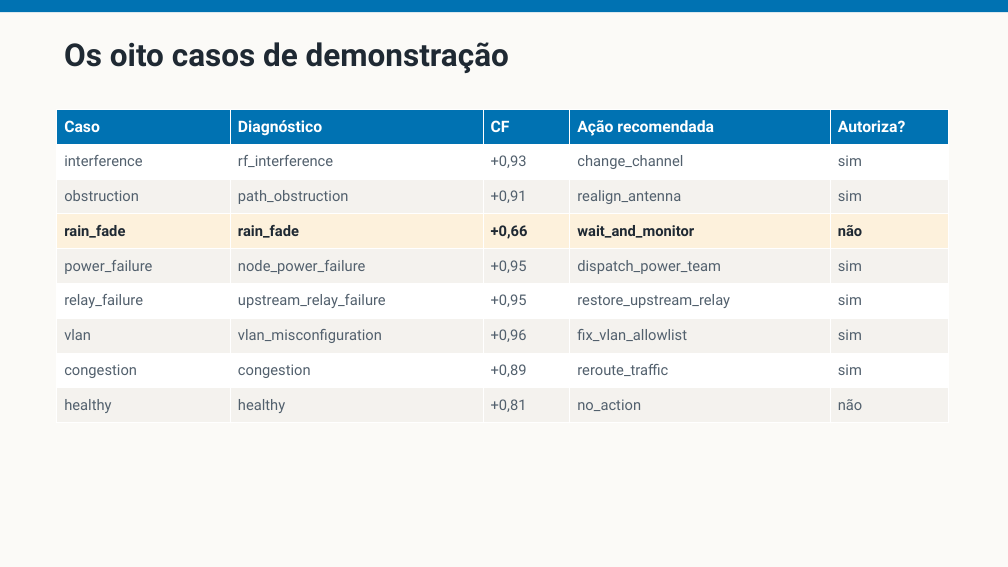
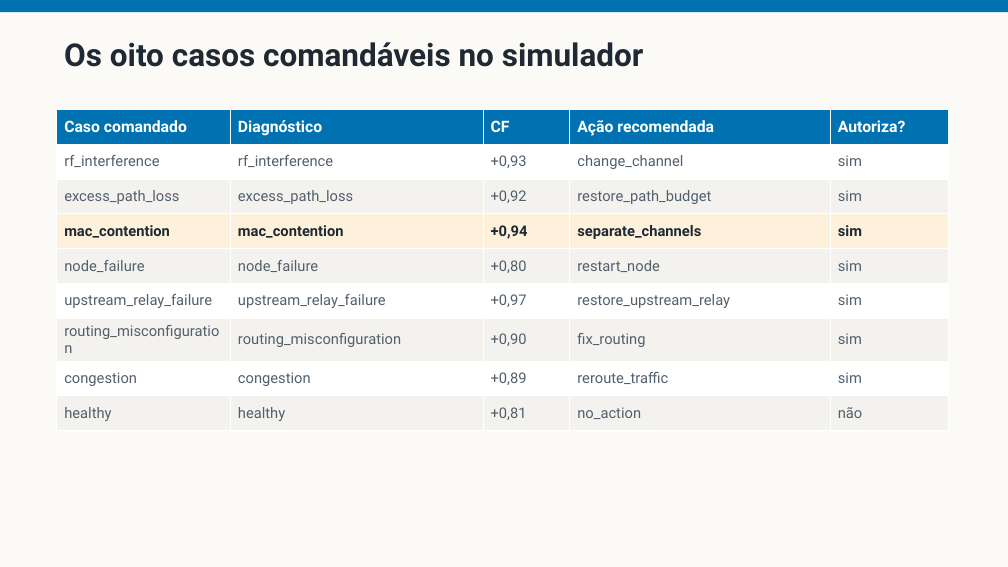
Before and after one commit to fsd-dantas/ai4systems, a slide deck: slide 22 of docs/presentation/ai-for-smartgrids-apresentacao.pptx (slide 21 before the commit). Drawn at 1008x567 pixels with LibreOffice and Linux fonts; fonts in the diff are those of the drawing. Boxes give left, top, right and bottom in pixels: in the first picture for what was removed or moved away, otherwise in the second. Text is boxed around its words. In the diff, an @@ line names an element or a change of style, - is before the commit and + after.

```diff
--- a/docs/presentation/ai-for-smartgrids-apresentacao.pptx
+++ b/docs/presentation/ai-for-smartgrids-apresentacao.pptx
@@ text at [64, 42, 644, 67]: text changed @@
-Os oito casos de demonstração
+Os oito casos comandáveis no simulador
@@ table at [57, 110, 950, 425] @@
-row 1, column 1: Caso
+row 1, column 1: Caso comandado
-row 2, column 1: interference
+row 2, column 1: rf_interference
-row 3: obstruction | path_obstruction | +0,91 | realign_antenna | sim
+row 3: excess_path_loss | excess_path_loss | +0,92 | restore_path_budget | sim
-row 4: rain_fade | rain_fade | +0,66 | wait_and_monitor | não
+row 4: mac_contention | mac_contention | +0,94 | separate_channels | sim
-row 5: power_failure | node_power_failure | +0,95 | dispatch_power_team | sim
+row 5: node_failure | node_failure | +0,80 | restart_node | sim
-row 6, column 1: relay_failure
+row 6, column 1: upstream_relay_failure
-row 6, column 3: +0,95
+row 6, column 3: +0,97
-row 7: vlan | vlan_misconfiguration | +0,96 | fix_vlan_allowlist | sim
+row 7: routing_misconfiguration | routing_misconfiguration | +0,90 | fix_routing | sim
```
Also in this commit, not shown: 19 other slides changed, 1 slide added, 2 other files.
